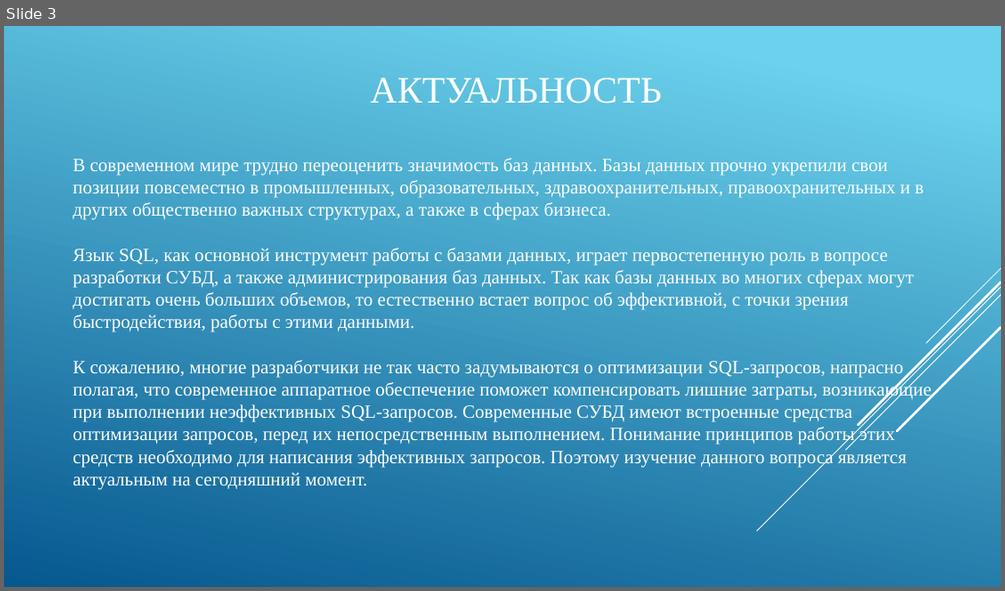
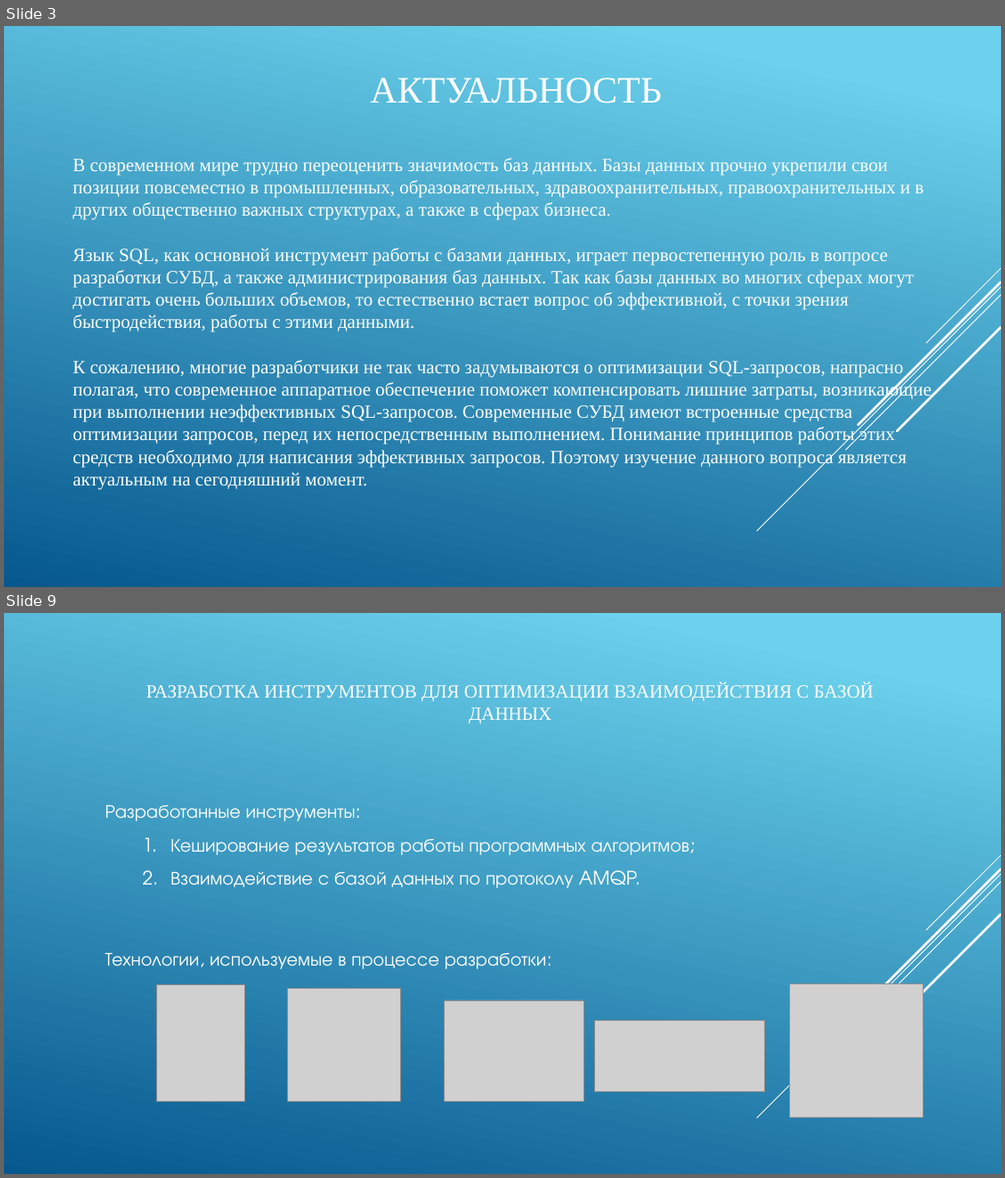
Before and after one commit to IgorTyutyunov/-, a slide deck: ВКР_5.pptx. Shown one above the other, each under a label of ours: slide 3 before the commit, slides 3 and 9 after it; the slides between them are not shown. The pictures are 1005x591 and 1005x1178 pixels, drawn with LibreOffice and Linux fonts; fonts in the diff are those of the drawing; grey boxes stand for pictures. Boxes give left, top, right and bottom in pixels: in the first picture for what was removed or moved away, otherwise in the second. Text is boxed around its words. In the diff, an @@ line names an element or a change of style, - is before the commit and + after.

```diff
--- a/ВКР_5.pptx
+++ b/ВКР_5.pptx
@@ slide 9 added at (x1=4, y1=613, x2=1001, y2=1174), background gradient #6ED2EB to #06588E; not listed: 5 template elements that a slide beside it also shows @@
@@ title added at (x1=146, y1=683, x2=874, y2=724), 18 pt, text #FFFFFF @@
+РАЗРАБОТКА ИНСТРУМЕНТОВ ДЛЯ ОПТИМИЗАЦИИ ВЗАИМОДЕЙСТВИЯ С БАЗОЙ ДАННЫХ
@@ text added at (x1=105, y1=805, x2=696, y2=888), 18 pt, text #FFFFFF @@
+Разработанные инструменты:
+  1. Кеширование результатов работы программных алгоритмов;
+  2. Взаимодействие с базой данных по протоколу AMQP.
@@ text added at (x1=105, y1=952, x2=552, y2=969), 18 pt, text #FFFFFF @@
+Технологии, используемые в процессе разработки:
@@ picture added at (x1=156, y1=985, x2=245, y2=1102) @@
@@ picture added at (x1=789, y1=984, x2=922, y2=1117) @@
@@ picture added at (x1=288, y1=988, x2=401, y2=1101) @@
@@ picture added at (x1=445, y1=1000, x2=583, y2=1102) @@
@@ picture added at (x1=595, y1=1020, x2=765, y2=1092) @@
```
Also in this commit, not shown: 6 slides changed, 10 other slides added, 10 slides removed, 1 other file.
